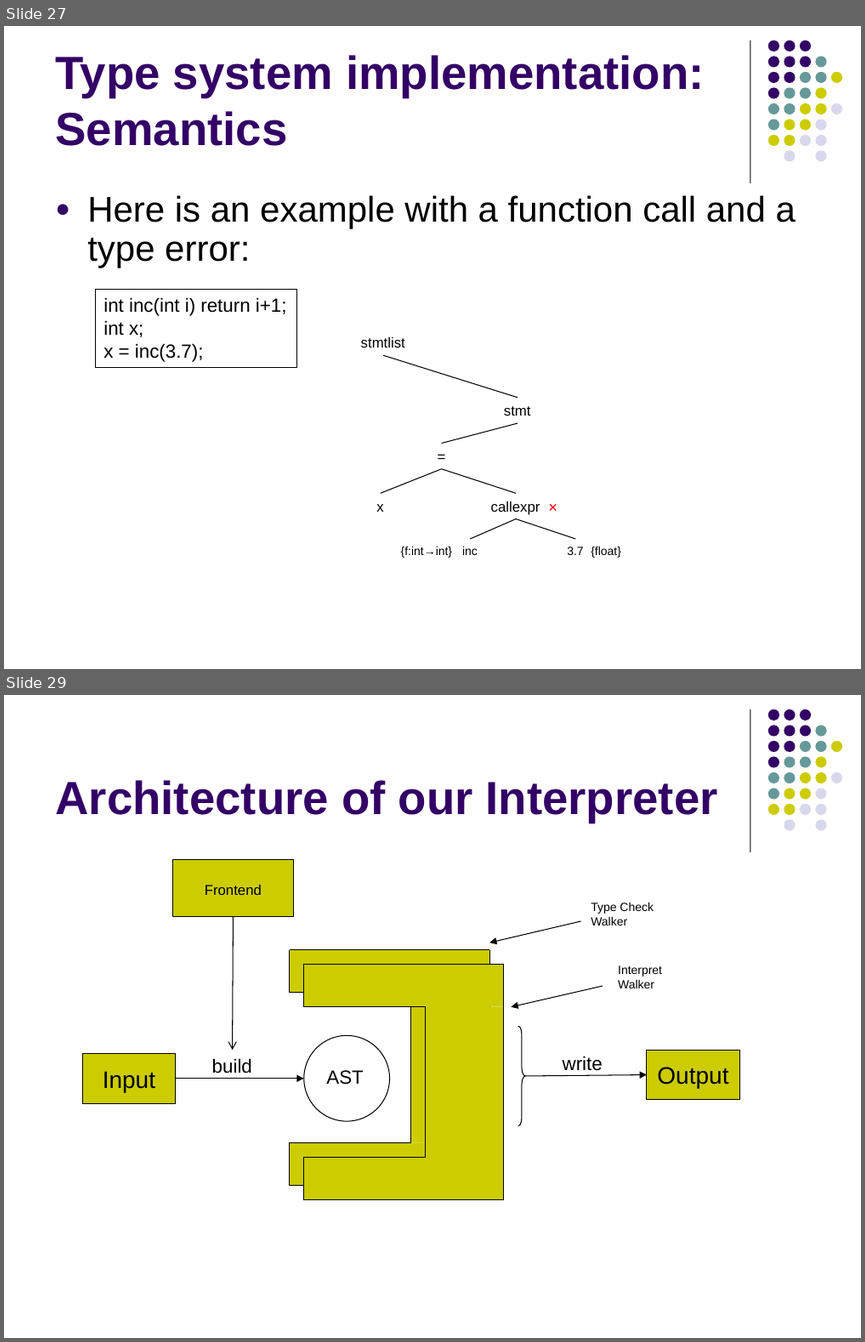
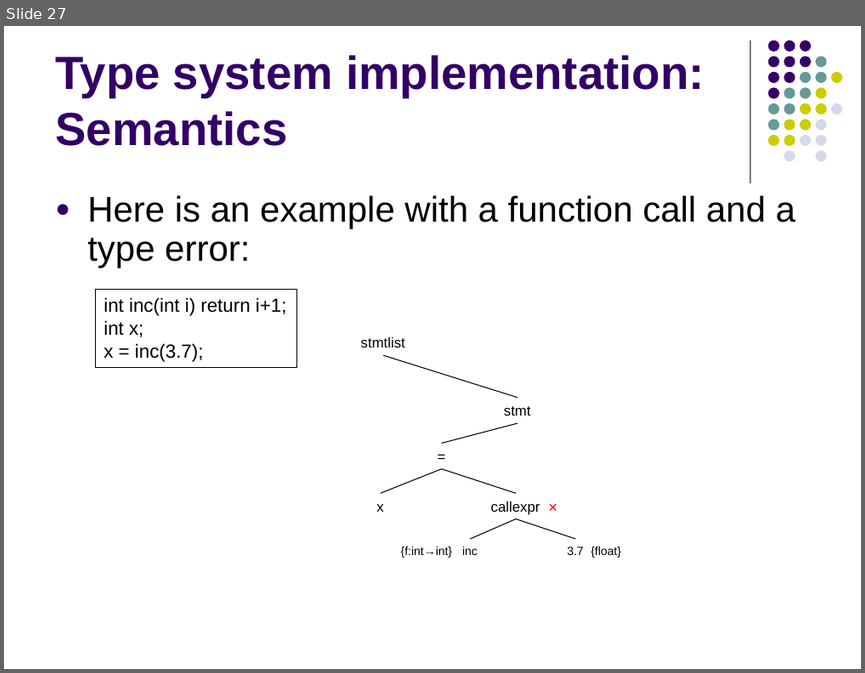
Before and after one commit to lutzhamel/CSC402, a slide deck: csc402-ln018.pptx. Shown one above the other, each under a label of ours: slides 27 and 29 before the commit, slide 27 after it; the slides between them are not shown. The pictures are 865x1342 and 865x673 pixels, drawn with LibreOffice and Linux fonts; fonts in the diff are those of the drawing. Boxes give left, top, right and bottom in pixels: in the first picture for what was removed or moved away, otherwise in the second. Text is boxed around its words. In the diff, an @@ line names an element or a change of style, - is before the commit and + after.

Commit message:
type system slide edits

```diff
--- a/csc402-ln018.pptx
+++ b/csc402-ln018.pptx
@@ slide 29 removed at [4, 695, 861, 1338], background #FFFFFF; not listed: 32 template elements that a slide beside it also shows @@
@@ title removed at [55, 780, 718, 823] @@
-Architecture of our Interpreter
@@ rectangle removed at [172, 860, 294, 917] @@
-Frontend
@@ arrow removed from (233, 916) to (232, 1049) @@
@@ arrow removed from (580, 921) to (490, 942) @@
@@ text removed at [590, 902, 653, 925] @@
-Type Check
-Walker
@@ group removed at [290, 949, 490, 1185]: 8 lines, 3 rectangles @@
@@ group removed at [304, 964, 505, 1200]: 8 lines, 3 rectangles @@
@@ text removed at [618, 965, 662, 988] @@
-Interpret
-Walker
@@ arrow removed from (602, 986) to (511, 1007) @@
@@ right brace removed at [518, 1026, 525, 1126] @@
@@ ellipse removed at [304, 1035, 390, 1121] @@
@@ rectangle removed at [647, 1049, 739, 1100] @@
-Output
@@ rectangle removed at [83, 1053, 176, 1103] @@
-Input
@@ text removed at [212, 1058, 252, 1073] @@
-build
@@ text removed at [326, 1070, 363, 1084] @@
-AST
@@ arrow removed from (525, 1076) to (647, 1075) @@
@@ text removed at [562, 1055, 602, 1071] @@
-write
@@ arrow removed from (176, 1078) to (304, 1078) @@
```
Also in this commit, not shown: 5 slides changed, 4 slides added, 14 other slides removed, 4 other files.
